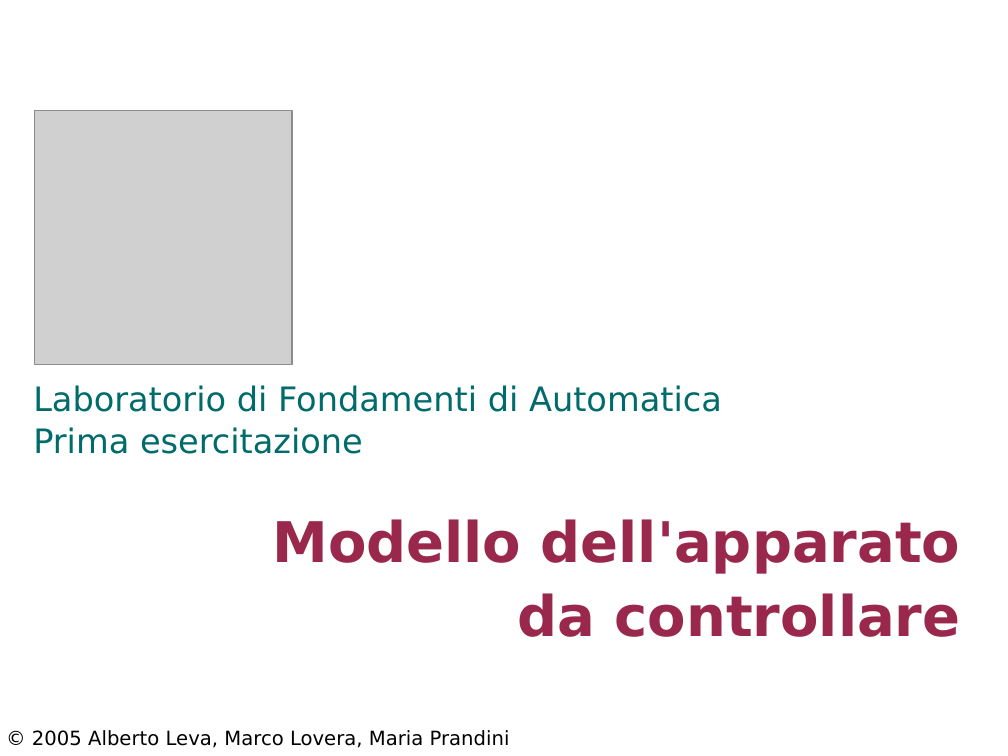
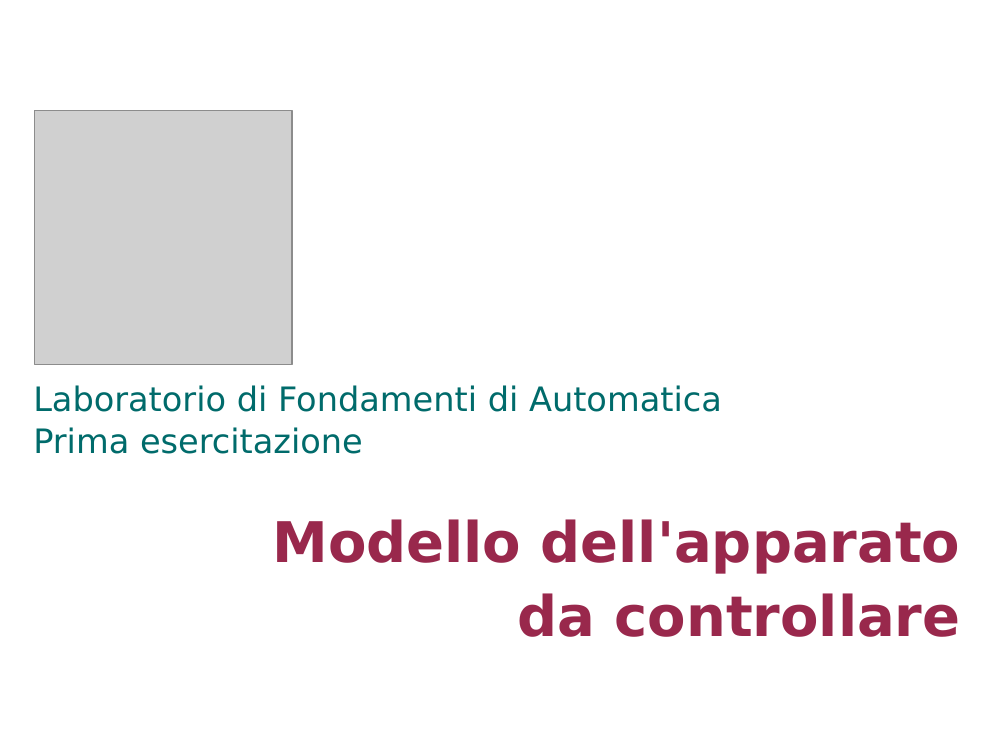
Before and after one commit to looms-polimi/FdA_Lab, a slide deck: slide 1 of FdA_courseware/FdA_Lab1.ppt. Drawn at 1008x756 pixels with LibreOffice and Linux fonts; fonts in the diff are those of the drawing; grey boxes stand for pictures. Boxes give left, top, right and bottom in pixels: in the first picture for what was removed or moved away, otherwise in the second. Text is boxed around its words. In the diff, an @@ line names an element or a change of style, - is before the commit and + after.

```diff
--- a/FdA_courseware/FdA_Lab1.ppt
+++ b/FdA_courseware/FdA_Lab1.ppt
@@ text removed at bbox=[32, 730, 510, 748] @@
-© 2005 Alberto Leva, Marco Lovera, Maria Prandini
```
Also in this commit, not shown: 14 other slides changed, 1 slide added, 4 other files.
